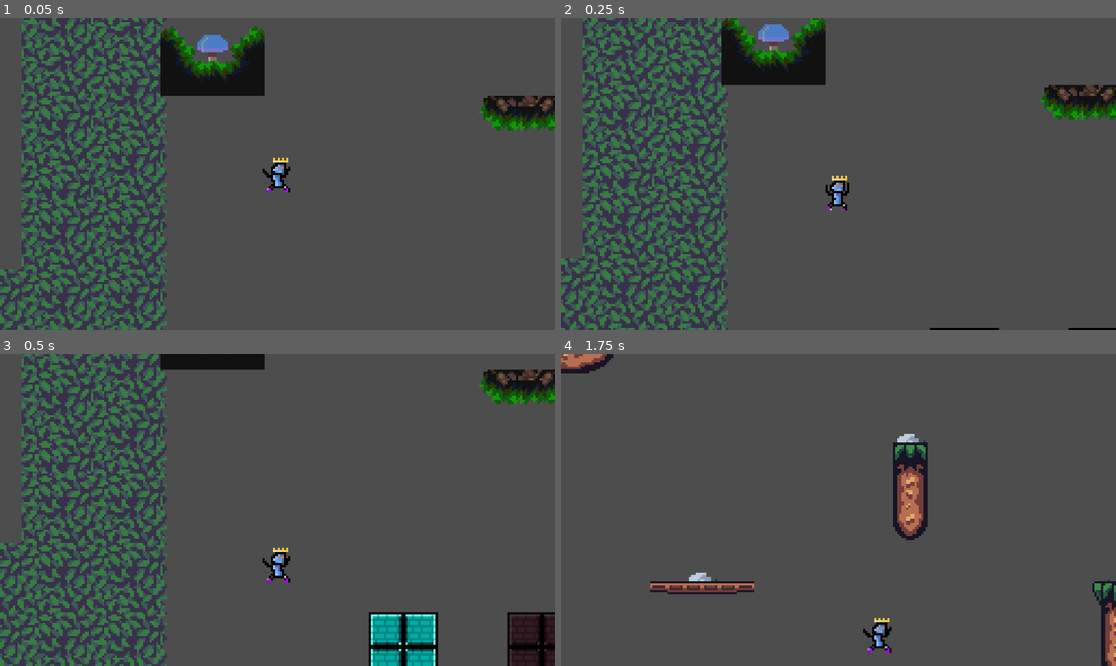
Above: before the commit, frames 1-4 (two rows, left to right).
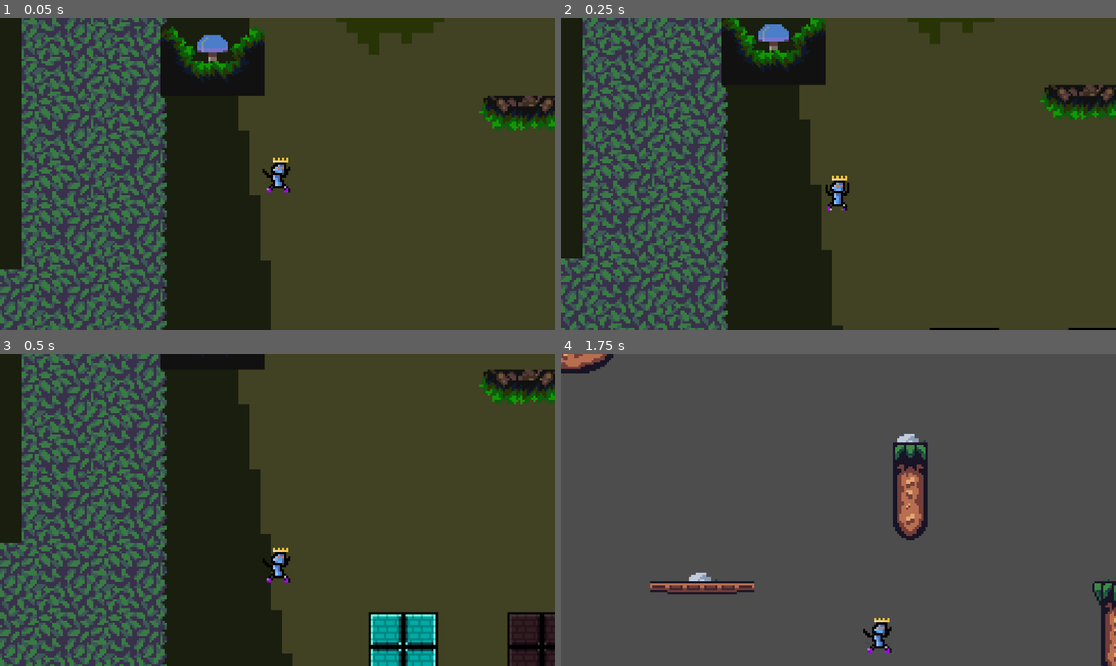
Above: after the commit, the same moments.

Repository: Sylvvs/PlatformerRhythmMaybe
Game: Godot game, scene res://Scenes/Logic/scene_handler.tscn
The game is run twice, just before and just after one commit, with the same random seed, the same clock (stepped at 60 frames per second) and the same inputs.
Inputs:
- Up to frame 1 (0.05 s): no input
- Up to frame 2 (0.25 s): no input
- Up to frame 3 (0.5 s): no input
- Up to frame 4 (1.75 s): tap Enter (ui_accept) at 0.5 s; hold Right (walk_right) from 0.53 s (still down); tap X (dash) at 0.6, 1.35 s; tap C (jump) at 0.77, 1.52 s

The runs differ from the first frame. In frame 1, 69% of the frame differs, in the area x 0-100%, y 0-100%; in frame 2, 68%; in frame 3, 66%; in frame 4, nothing differs.

Commit message:
forest massive background

Diff:
--- a/platformer-rhythm-maybe/Scenes/Levels/MossyCave.tscn
+++ b/platformer-rhythm-maybe/Scenes/Levels/MossyCave.tscn
@@ -11,7 +11,8 @@
 [ext_resource type="Texture2D" uid="uid://dqakr164u7h4u" path="res://Tile maps/PlatformerWalls/Castle/OutlinedSimple/Pink.png" id="9_ym13l"]
 [ext_resource type="Script" uid="uid://umjvgxn3ts5a" path="res://Scripts/rhythm_blocks.gd" id="10_vhalp"]
 [ext_resource type="AudioStream" uid="uid://bnselbinqchcf" path="res://Audio/mus/summit_casette.mp3" id="11_ym13l"]
-[ext_resource type="Script" uid="uid://cuu5tsr2yahe5" path="res://scripts/scene_loader.gd" id="12_vhalp"]
+[ext_resource type="Script" uid="uid://cuu5tsr2yahe5" path="res://Scripts/scene_loader.gd" id="12_vhalp"]
+[ext_resource type="Texture2D" uid="uid://f1wppnx47ml2" path="res://Tile maps/Planty cave/ShineOnSprites/BackgroundImages/ForestBG4.png" id="15_gisxm"]
 
 [sub_resource type="TileSetAtlasSource" id="TileSetAtlasSource_5gy6l"]
 texture = ExtResource("2_dsuma")
@@ -1358,3 +1359,10 @@
 [node name="CollisionShape2D" type="CollisionShape2D" parent="Logic/Area2D"]
 position = Vector2(-174, 57)
 shape = SubResource("RectangleShape2D_msb5r")
+
+[node name="Background" type="Node2D" parent="."]
+
+[node name="Sprite2D" type="Sprite2D" parent="Background"]
+z_index = -1
+scale = Vector2(5, 5)
+texture = ExtResource("15_gisxm")
Not shown: 1 places in platformer-rhythm-maybe/Scenes/Levels/MossyCave.tscn that only renumber resources
Not shown, changed: .DS_Store
Not shown, added: platformer-rhythm-maybe/.DS_Store
Not shown, added: platformer-rhythm-maybe/Tile maps/.DS_Store
Not shown, added: platformer-rhythm-maybe/Tile maps/Planty cave/.DS_Store
